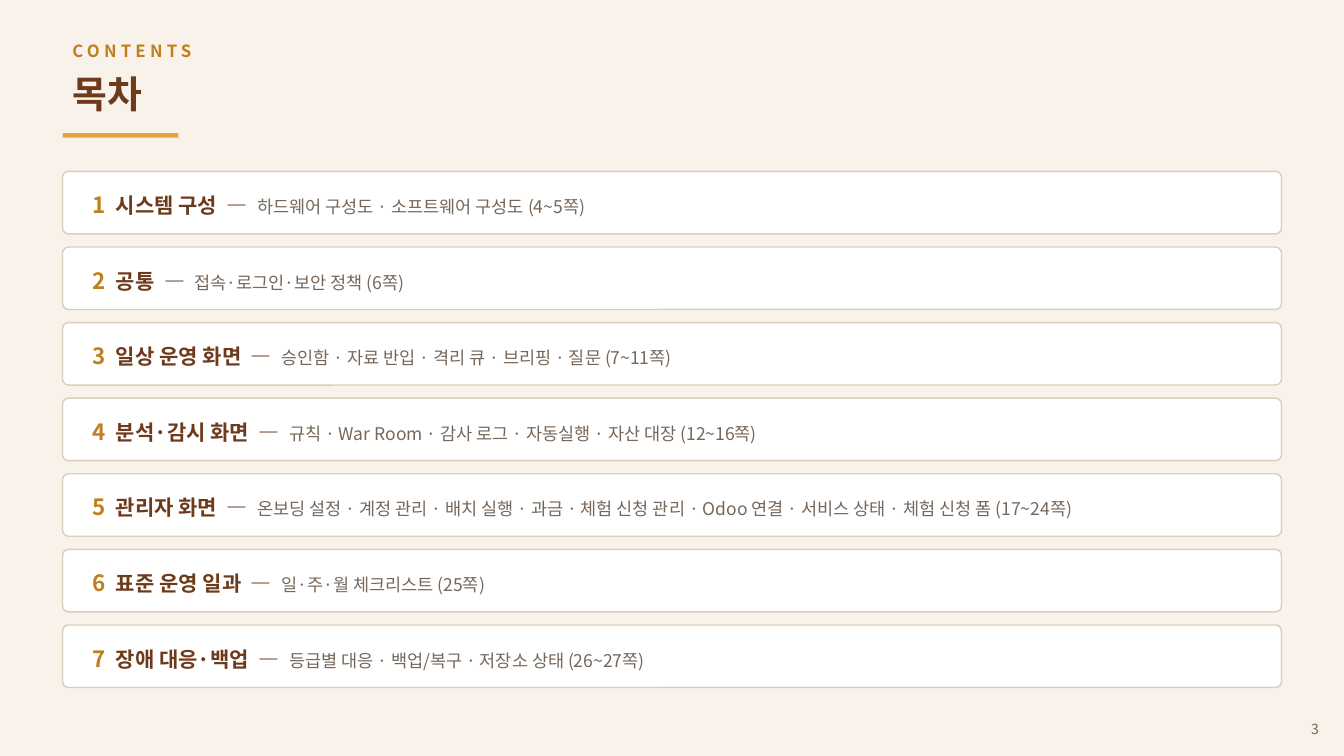
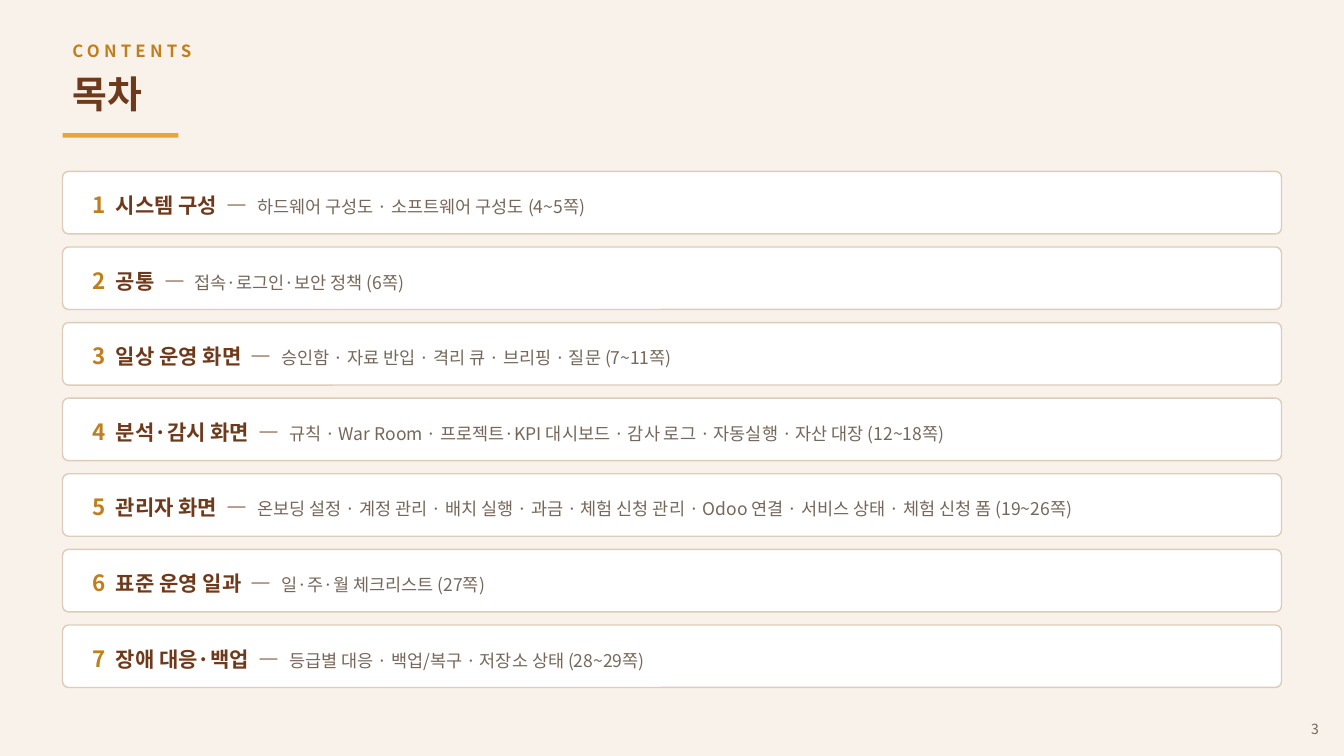
Before and after one commit to asclhg-web/thirdbrain-web, a slide deck: slide 3 of docs/presentations/AX_Operations_Manual_v2.pptx. Drawn at 1344x756 pixels with LibreOffice and Linux fonts; fonts in the diff are those of the drawing. Boxes give left, top, right and bottom in pixels: in the first picture for what was removed or moved away, otherwise in the second. Text is boxed around its words. In the diff, an @@ line names an element or a change of style, - is before the commit and + after.

```diff
--- a/docs/presentations/AX_Operations_Manual_v2.pptx
+++ b/docs/presentations/AX_Operations_Manual_v2.pptx
@@ text at box(93, 422, 944, 444): text changed @@
-4 분석·감시 화면 — 규칙 · War Room · 감사 로그 · 자동실행 · 자산 대장 (12~16쪽)
+4 분석·감시 화면 — 규칙 · War Room · 프로젝트·KPI 대시보드 · 감사 로그 · 자동실행 · 자산 대장 (12~18쪽)
@@ text at box(93, 497, 1072, 519): text changed @@
-5 관리자 화면 — 온보딩 설정 · 계정 관리 · 배치 실행 · 과금 · 체험 신청 관리 · Odoo 연결 · 서비스 상태 · 체험 신청 폼 (17~24쪽)
+5 관리자 화면 — 온보딩 설정 · 계정 관리 · 배치 실행 · 과금 · 체험 신청 관리 · Odoo 연결 · 서비스 상태 · 체험 신청 폼 (19~26쪽)
@@ text at box(93, 573, 485, 595): text changed @@
-6 표준 운영 일과 — 일·주·월 체크리스트 (25쪽)
+6 표준 운영 일과 — 일·주·월 체크리스트 (27쪽)
@@ text at box(93, 649, 644, 671): text changed @@
-7 장애 대응·백업 — 등급별 대응 · 백업/복구 · 저장소 상태 (26~27쪽)
+7 장애 대응·백업 — 등급별 대응 · 백업/복구 · 저장소 상태 (28~29쪽)
```
Also in this commit, not shown: 16 other slides changed, 2 slides added, 2 other files.
